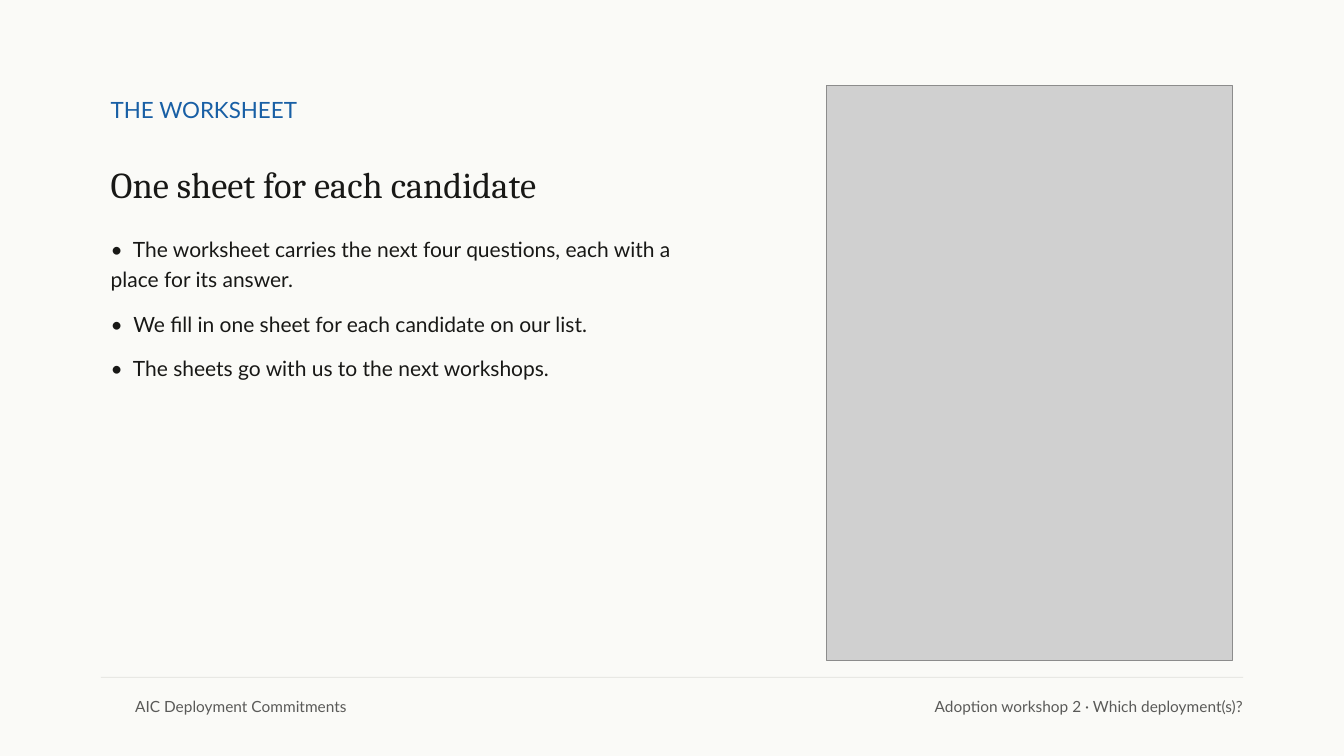
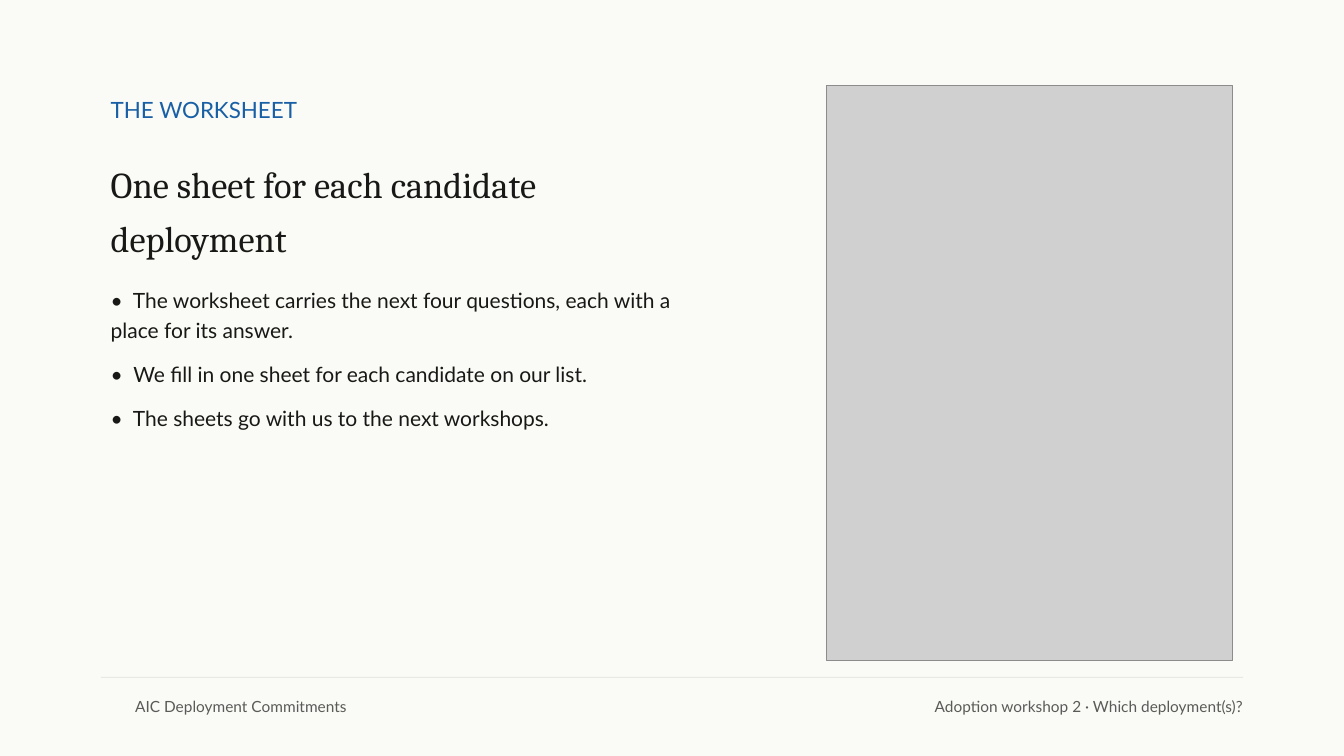
Before and after one commit to emlenartowicz/aic-dc-decks, a slide deck: slide 12 of chapter-5-2/chapter-5-2.odp. Drawn at 1344x756 pixels with LibreOffice and Linux fonts; fonts in the diff are those of the drawing; grey boxes stand for pictures; background and template pictures are left out. Boxes give left, top, right and bottom in pixels: in the first picture for what was removed or moved away, otherwise in the second. Text is boxed around its words. In the diff, an @@ line names an element or a change of style, - is before the commit and + after.

```diff
--- a/chapter-5-2/chapter-5-2.odp
+++ b/chapter-5-2/chapter-5-2.odp
@@ text at box(111, 172, 536, 260): text changed @@
-One sheet for each candidate
+One sheet for each candidate deployment
@@ text "• The worksheet carries the ...": place and size @@
-text "• The worksheet carries the ..." at box(111, 241, 670, 380)
+text "• The worksheet carries the ..." at box(111, 292, 670, 430)
```
Also in this commit, not shown: 12 other files.
